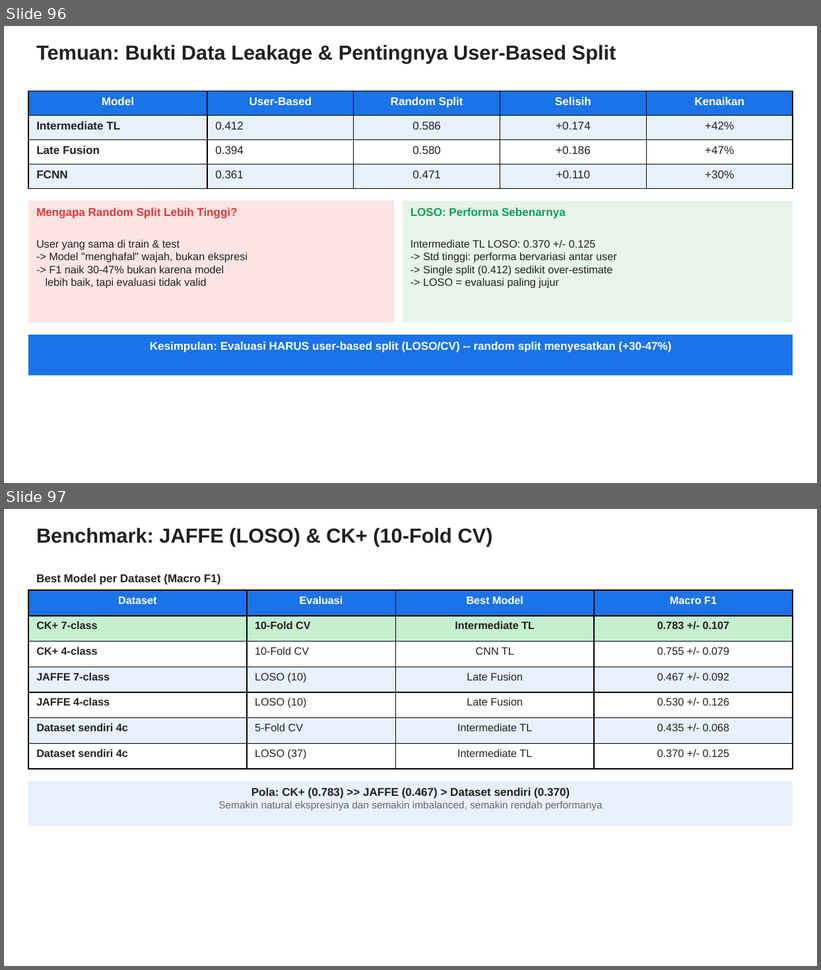
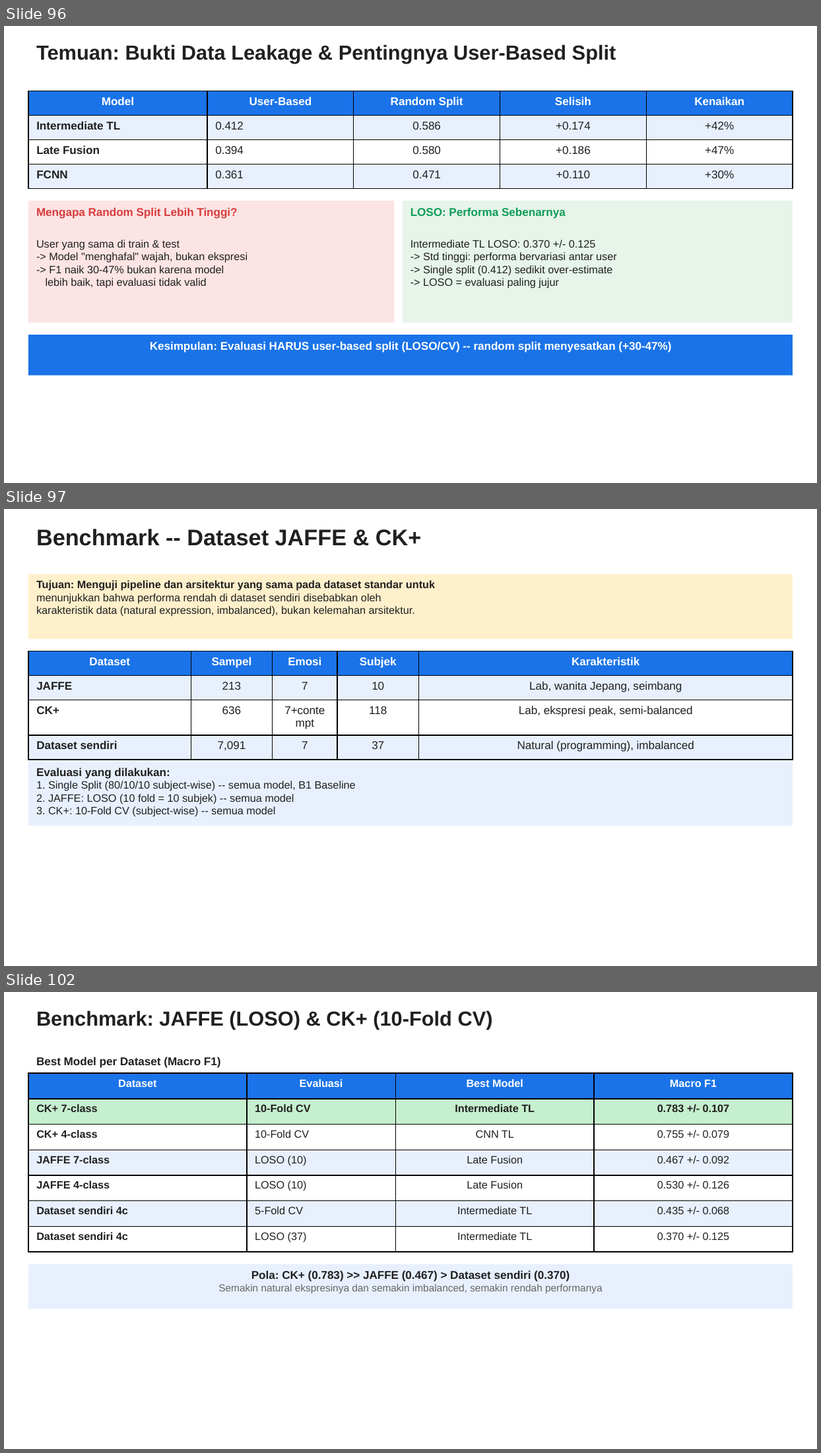
Before and after one commit to taufikhdyt01/MultimodalEmoLearn, a slide deck: docs/PPT Bimbingan.pptx. Shown one above the other, each under a label of ours: slides 96 and 97 before the commit, slides 96, 97 and 102 after it; the slides between them are not shown. The pictures are 821x970 and 821x1453 pixels, drawn with LibreOffice and Linux fonts; fonts in the diff are those of the drawing. Boxes give left, top, right and bottom in pixels: in the first picture for what was removed or moved away, otherwise in the second. Text is boxed around its words. In the diff, an @@ line names an element or a change of style, - is before the commit and + after.

```diff
--- a/docs/PPT Bimbingan.pptx
+++ b/docs/PPT Bimbingan.pptx
@@ slide 97 added at (4, 509, 817, 966), background #FFFFFF @@
@@ text added at (36, 529, 421, 546), 20 pt, text #202020, bold @@
+Benchmark -- Dataset JAFFE & CK+
@@ rectangle added at (28, 574, 793, 639), fill #FFF0CC, 9.5 pt, text #202020 @@
+Tujuan: Menguji pipeline dan arsitektur yang sama pada dataset standar untuk
+menunjukkan bahwa performa rendah di dataset sendiri disebabkan oleh
+karakteristik data (natural expression, imbalanced), bukan kelemahan arsitektur.
@@ table added at (28, 652, 793, 755), 4 rows, 5 columns @@
+Dataset | Sampel | Emosi | Subjek | Karakteristik
+JAFFE | 213 | 7 | 10 | Lab, wanita Jepang, seimbang
+CK+ | 636 | 7+contempt | 118 | Lab, ekspresi peak, semi-balanced
+Dataset sendiri | 7,091 | 7 | 37 | Natural (programming), imbalanced
@@ rectangle added at (28, 761, 793, 826), fill #E8F0FE, 9.5 pt, text #202020 @@
+Evaluasi yang dilakukan:
+1. Single Split (80/10/10 subject-wise) -- semua model, B1 Baseline
+2. JAFFE: LOSO (10 fold = 10 subjek) -- semua model
+3. CK+: 10-Fold CV (subject-wise) -- semua model
@@ what was slide 97 is now slide 102 @@
```
Also in this commit, not shown: 4 other slides added, 1 other file.
